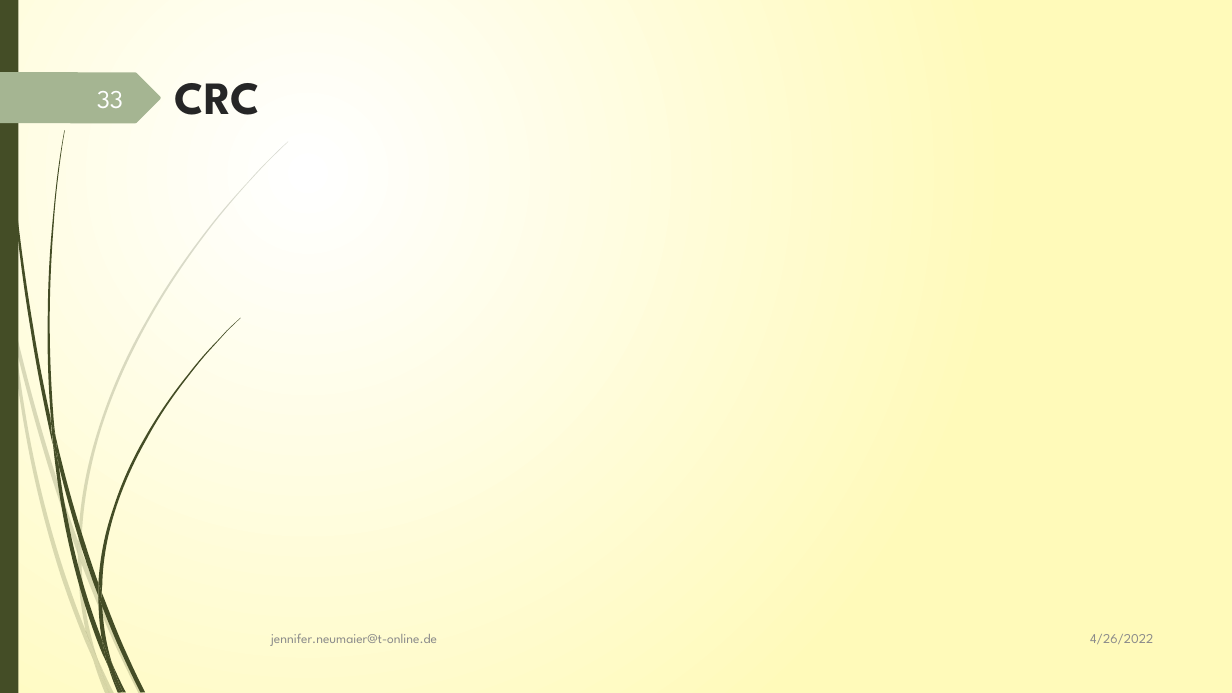
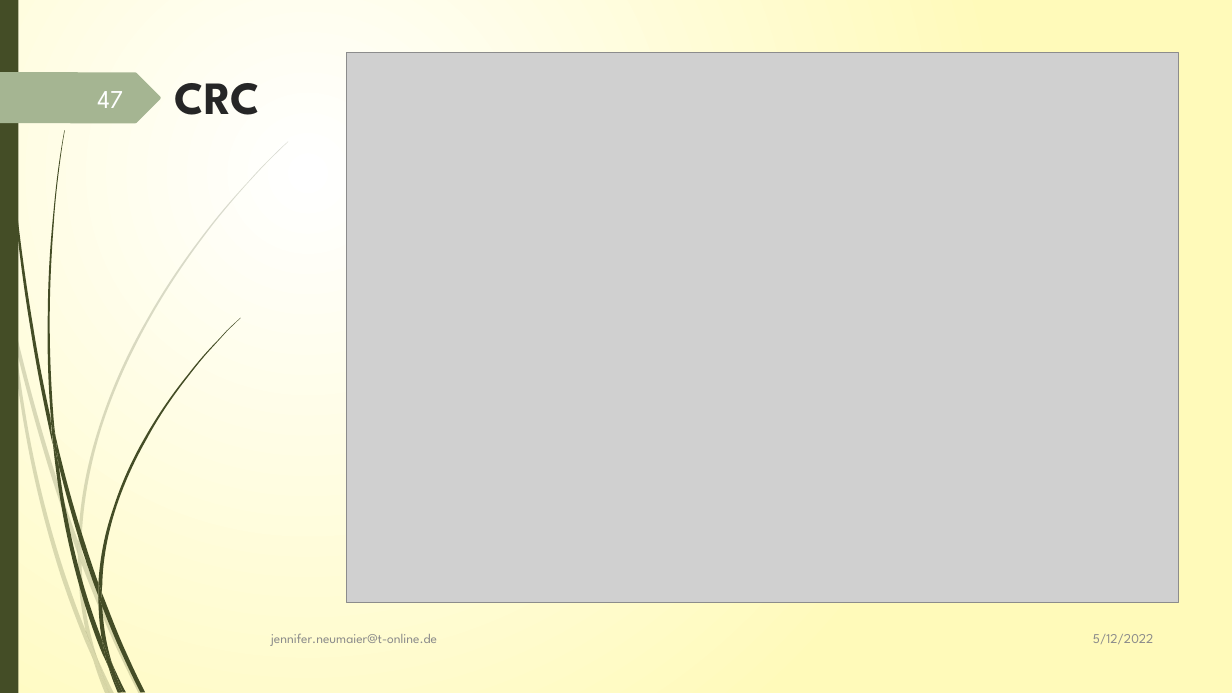
Before and after one commit to JenniferNeumaier/ml_coda, a slide deck: slide 47 of doc/Project_structure_notes.pptx (slide 33 before the commit). Drawn at 1232x693 pixels with LibreOffice and Linux fonts; fonts in the diff are those of the drawing; grey boxes stand for pictures. Boxes give left, top, right and bottom in pixels: in the first picture for what was removed or moved away, otherwise in the second. Text is boxed around its words. In the diff, an @@ line names an element or a change of style, - is before the commit and + after.

```diff
--- a/doc/Project_structure_notes.pptx
+++ b/doc/Project_structure_notes.pptx
@@ picture added at bbox=[347, 52, 1178, 603] @@
@@ page number at bbox=[97, 91, 123, 108]: text changed @@
-33
+47
@@ text at bbox=[1093, 634, 1154, 644]: text changed @@
-4/26/2022
+5/12/2022
```
Also in this commit, not shown: 24 other slides changed, 25 slides added, 2 slides removed, 2 other files.
